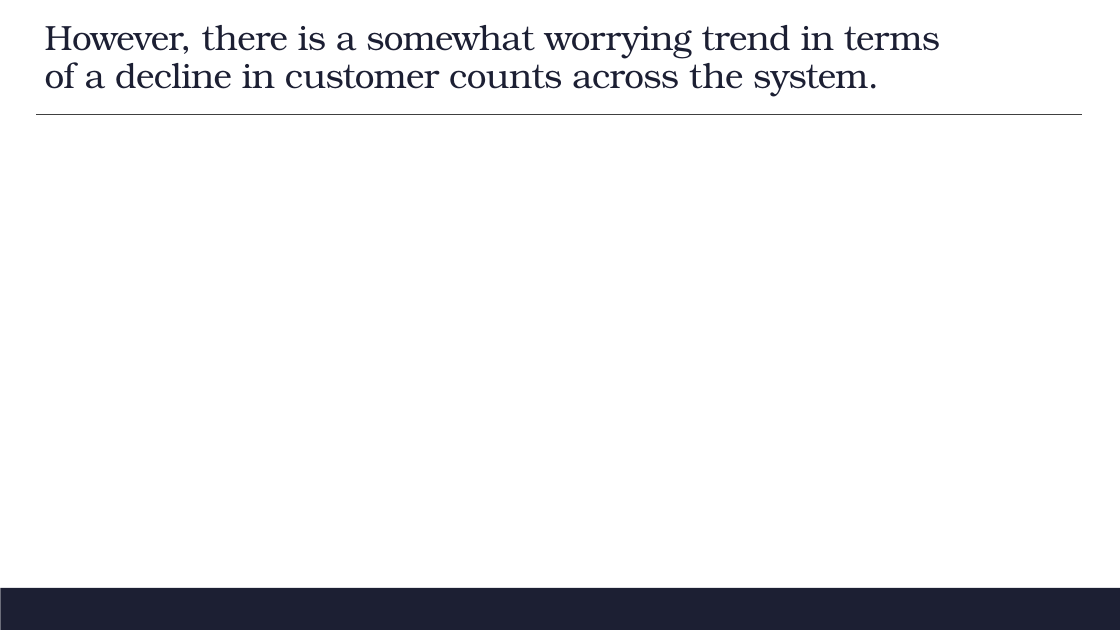
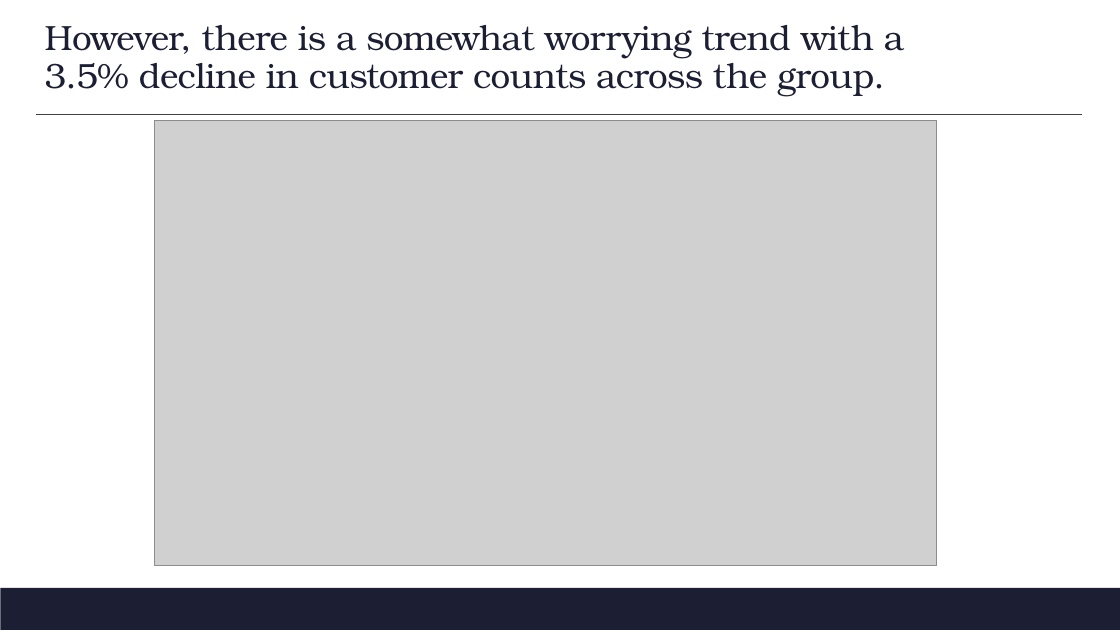
Before and after one commit to dkent287/Restaurant-Pricing, a slide deck: slide 6 of FDRC Deck.pptx (slide 7 before the commit). Drawn at 1120x630 pixels with LibreOffice and Linux fonts; fonts in the diff are those of the drawing; grey boxes stand for pictures; background and template pictures are left out. Boxes give left, top, right and bottom in pixels: in the first picture for what was removed or moved away, otherwise in the second. Text is boxed around its words. In the diff, an @@ line names an element or a change of style, - is before the commit and + after.

```diff
--- a/FDRC Deck.pptx
+++ b/FDRC Deck.pptx
@@ title at <box>45,25,904,97</box>: text changed @@
-However, there is a somewhat worrying trend in terms of a decline in customer counts across the system.
+However, there is a somewhat worrying trend with a 3.5% decline in customer counts across the group.
@@ picture added at <box>155,121,937,566</box> @@
```
Also in this commit, not shown: 11 other slides changed, 9 slides added, 6 slides removed, 2 other files.
